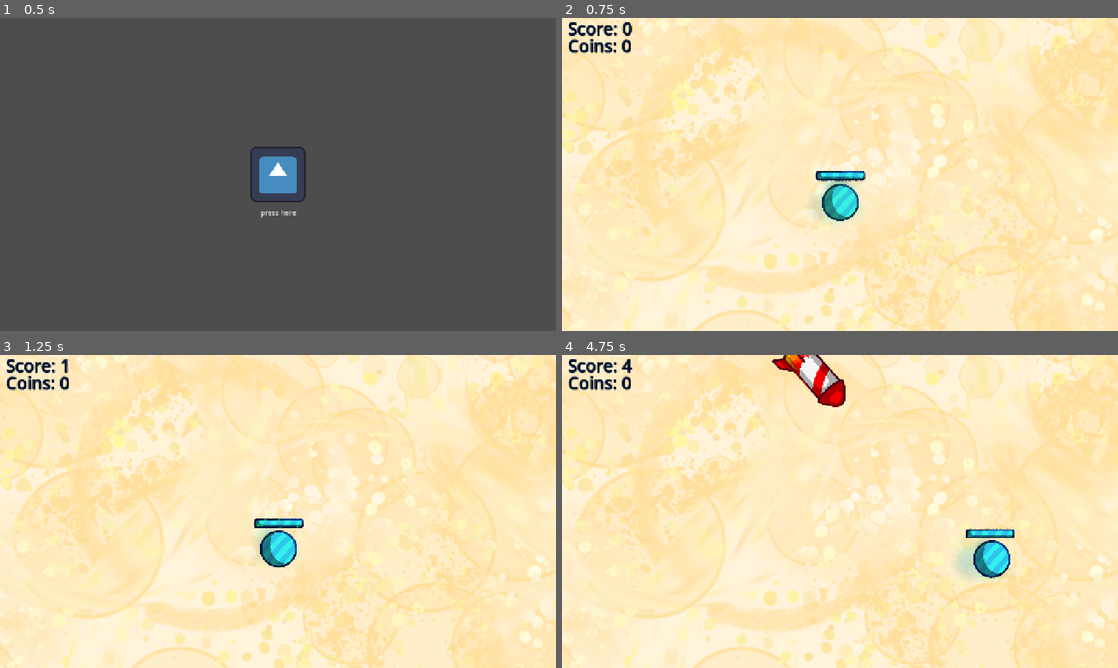
Above: before the commit, frames 1-4 (two rows, left to right).
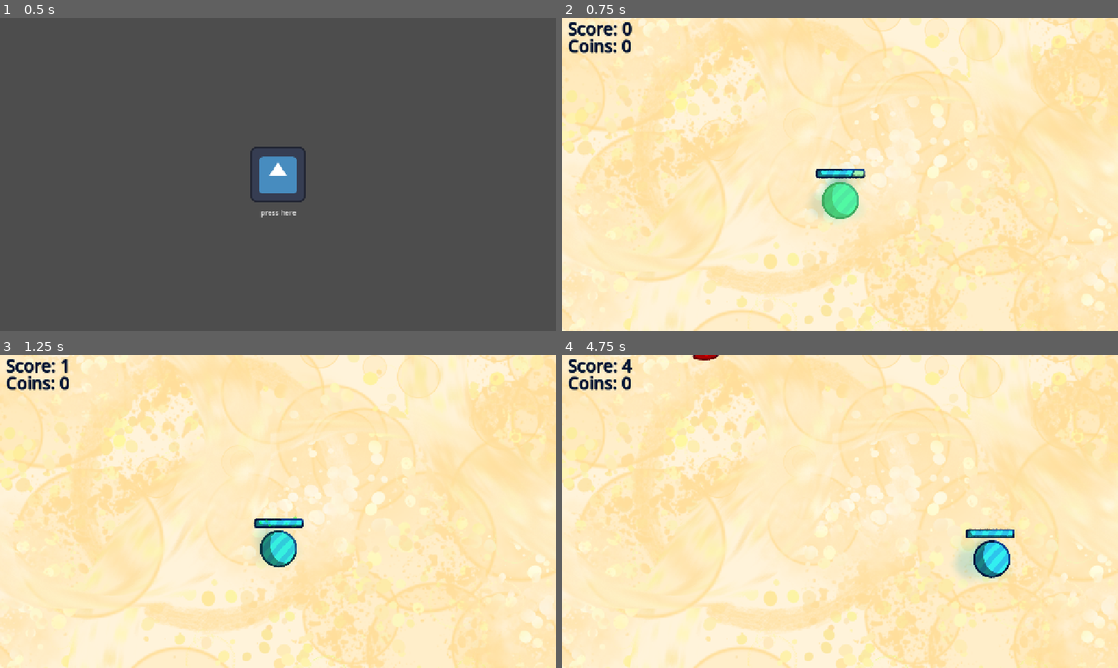
Above: after the commit, the same moments.

Repository: onebobtwobobredbobbluebob/dot-dodge-game
Game: Godot game, scene res://main/main.tscn
Two runs of this game, one before a commit and one after it. Both use one fixed random seed, a clock stepped at 60 frames per second and the inputs below. The engine's default icon, where the game draws it, is replaced by a stand-in: a white triangle on a blue panel in a dark square.
Inputs (mouse positions are in pixels of both pictures, inside the frame that each line leads up to):
- Up to frame 1 (0.5 s): no input
- Up to frame 2 (0.75 s): click "press here" at 0.5 s
- Up to frame 3 (1.25 s): no input
- Up to frame 4 (4.75 s): tap Enter at 1.25 s; move the mouse to (962, 495) at 1.27 s; hold Right 1.28-2.03 s; tap L (toggle_leaderboard) at 1.35, 3.6 s; click (962, 495) at 1.42 s; move the mouse to (728, 527) at 2.02 s; hold Down 2.03-2.78 s; tap Alt at 2.1, 4.35 s; move the mouse to (895, 442) at 2.77 s; hold Right 2.78-3.53 s; tap Shift at 2.85 s; move the mouse to (812, 574) at 3.52 s; hold Up 3.53-4.28 s; click (812, 574) at 3.67 s; move the mouse to (1006, 558) at 4.27 s; hold Left from 4.28 s (still down)

Frame 1 is identical in both runs. In frame 2, 1.0% of the frame differs, in the area x 7-55%, y 1-65%; in frame 3, 0.1%; in frame 4, 1.2%, in the area x 23-51%, y 0-17%.

Commit message:
added title screen placeholder

Diff:
--- a/global/game_state.gd
+++ b/global/game_state.gd
@@ -3,7 +3,7 @@
 const CENTER = Vector2(640, 360)
 var camera: Camera2D
 var player: CharacterBody2D
-var alive: bool
+var alive: int
 var timer: float = 0
 var coins: int
 var total_coins: int
@@ -14,3 +14,4 @@
 func start_game():
 	timer = 0
 	coins = 0
+	alive = 1
--- /dev/null
+++ b/main/camera.tscn
@@ -0,0 +1,6 @@
+[gd_scene format=3 uid="uid://dmepex8voqlcx"]
+
+[ext_resource type="Script" uid="uid://dqlm85akpbrf4" path="res://main/camera_2d.gd" id="1_qkir2"]
+
+[node name="Camera2D" type="Camera2D" unique_id=777673665]
+script = ExtResource("1_qkir2")
--- a/world/camera_2d.gd
+++ b/main/camera_2d.gd
@@ -6,7 +6,7 @@
 	GameState.camera = self
 
 func _physics_process(delta: float) -> void:
-	if GameState.alive:
+	if GameState.alive == 1:
 		position = Vector2(randf_range(-shake, shake), randf_range(-shake, shake))
 		shake *= 0.92
 		zoom += (Vector2(1, 1) - zoom) * 0.1
--- a/main/main.gd
+++ b/main/main.gd
@@ -6,8 +6,8 @@
 var board_ready: bool = false
 var timer2: float = 0
 var reload: bool = false
-
-signal start_the_game
+const WORLD = preload("uid://b3ow5ef8lcb2r")
+var world = WORLD.instantiate()
 
 func _ready() -> void:
 	CheddaBoards.set_api_key("cb_dot-dodge-2_c0f4373ea37958099d97e7823b098e6b")
@@ -15,14 +15,12 @@
 	CheddaBoards.scoreboard_loaded.connect(_on_leaderboard)
 	CheddaBoards.nickname_changed.connect(changed_nick)
 	get_board_ready()
-	GameState.alive = true
+	GameState.alive = 0
 	$Title/MenuButton.pressed.connect(start_game)
-	start_the_game.connect(GameState.start_game)
 
 func _process(delta: float) -> void:
-	if GameState.alive == false:
-		$World.visible = false
-
+	if GameState.alive == 2:
+		world.queue_free()
 		if leaderboard:
 			if board_ready:
 				if $Ded.visible:
@@ -56,10 +54,10 @@
 
 			if Input.is_action_just_pressed("toggle_leaderboard"):
 				leaderboard = true
-	else:
+	elif GameState.alive == 1:
 		$Ded.visible = false
 		if timer > 1.5:
-			GameState.alive = false
+			GameState.alive = 2
 			$Ded/Label2.set_score(int(round(GameState.timer)))
 			CheddaBoards.submit_score_to_board("high-scores", int(round(GameState.timer)))
 			#print(int(round(GameState.timer)))
@@ -75,9 +73,9 @@
 				GameState.camera.shake = 60
 
 func start_game():
-	$World.visible = true
 	$Title.visible = false
-	emit_signal("start_the_game")
+	GameState.start_game()
+	add_child(world)
 
 func _on_leaderboard(id: String, config: Dictionary, entries: Array):
 	print(id + ": " + "entires: " + str(entries.size()))
--- a/main/main.tscn
+++ b/main/main.tscn
@@ -2,10 +2,10 @@
 
 [ext_resource type="Script" uid="uid://sfeyq4kvvhu7" path="res://main/main.gd" id="1_pjrb6"]
 [ext_resource type="Texture2D" uid="uid://cctawv3j0qiu" path="res://assets/bob.png" id="2_c651c"]
-[ext_resource type="PackedScene" uid="uid://b3ow5ef8lcb2r" path="res://world/world.tscn" id="2_xwkvk"]
 [ext_resource type="Script" uid="uid://bfyv1sm0iv5nn" path="res://main/label_2.gd" id="3_c651c"]
 [ext_resource type="Script" uid="uid://c2c1j3rl7gu8a" path="res://main/line_edit.gd" id="4_3wy1v"]
 [ext_resource type="Texture2D" uid="uid://cord560xrro5m" path="res://icon.svg" id="6_4dugh"]
+[ext_resource type="Script" uid="uid://dqlm85akpbrf4" path="res://main/camera_2d.gd" id="7_4dugh"]
 [ext_resource type="Script" uid="uid://bu2idx8lqiher" path="res://main/start_button.gd" id="7_67ri8"]
 
 [node name="Main" type="Node2D" unique_id=1763812037]
@@ -76,9 +76,6 @@
 emoji_menu_enabled = false
 script = ExtResource("4_3wy1v")
 
-[node name="World" parent="." unique_id=556920693 instance=ExtResource("2_xwkvk")]
-visible = false
-
 [node name="Title" type="Node2D" parent="." unique_id=1377823758]
 
 [node name="Sprite2D" type="Sprite2D" parent="Title" unique_id=298224684]
@@ -91,3 +88,7 @@
 offset_bottom = 103.0
 text = "press here"
 script = ExtResource("7_67ri8")
+metadata/_edit_use_anchors_ = true
+
+[node name="Camera2D" type="Camera2D" parent="." unique_id=777673665]
+script = ExtResource("7_4dugh")
--- a/project.godot
+++ b/project.godot
@@ -18,7 +18,7 @@
 [autoload]
 
 GameState="*uid://2yk0dap0xr64"
-CheddaBoards="*res://addons/cheddaboards/CheddaBoards.gd"
+CheddaBoards="*uid://cutg827n3uxvt"
 
 [display]
 
--- a/world/world.gd
+++ b/world/world.gd
@@ -17,38 +17,53 @@
 var goal3: float = 22
 var goal4: float = 55
 var goal5: float = 15
+var started = true
+
+func start_game():
+	started = true
+	#timer = 0
+	#timer2 = 0
+	#timer3 = 0
+	#timer4 = 0
+	#timer5 = 0
+	#goal = 4
+	#goal2 = 30
+	#goal3 = 22
+	#goal4 = 55
+	#goal5 = 15
 
 func _process(delta: float) -> void:
-	if timer > goal:
-		add_item(ROCKET, round(randf_range(1, 1 + (GameState.timer / 40))))
-		goal = randf_range(2 / (1 + (GameState.timer / 20)), 7 / (1 + (GameState.timer / 40)))
-		timer = 0
+	if started:
+		if timer > goal:
+			add_item(ROCKET, round(randf_range(1, 1 + (GameState.timer / 40))))
+			goal = randf_range(2 / (1 + (GameState.timer / 20)), 7 / (1 + (GameState.timer / 40)))
+			timer = 0
 
-	if timer2 > goal2:
-		add_item(HEAL, 1)
-		goal2 = randf_range(14, 26)
-		timer2 = 0
+		if timer2 > goal2:
+			add_item(HEAL, 1)
+			goal2 = randf_range(14, 26)
+			timer2 = 0
 
-	if timer3 > goal3:
-		add_item(SAW, min(round(randf_range(1, 1 + (GameState.timer / 60))), 3))
-		goal3 = randf_range(max(5 / (1 + (GameState.timer / 20)), 1.5), max(10 / (1 + (GameState.timer / 40)), 3))
-		timer3 = 0
+		if timer3 > goal3:
+			add_item(SAW, min(round(randf_range(1, 1 + (GameState.timer / 60))), 3))
+			goal3 = randf_range(max(5 / (1 + (GameState.timer / 20)), 1.5), max(10 / (1 + (GameState.timer / 40)), 3))
+			timer3 = 0
 
-	if timer4 > goal4:
-		add_item(LASER, min(round(randf_range(1, 1 + ((GameState.timer - 60) / 60))), 3))
-		goal4 = randf_range(10, 40)
-		timer4 = 0
+		if timer4 > goal4:
+			add_item(LASER, min(round(randf_range(1, 1 + ((GameState.timer - 60) / 60))), 3))
+			goal4 = randf_range(10, 40)
+			timer4 = 0
 
-	if timer5 > goal5:
-		add_item(COIN, min(round(randf_range(1, max(1 + ((GameState.timer - 40) / 50), 1))), 3))
-		goal5 = randf_range(max(25 / (1 + (GameState.timer / 60)), 6), max(30 / (1 + ((GameState.timer - 60) / 80)), 10))
-		timer5 = 0
+		if timer5 > goal5:
+			add_item(COIN, min(round(randf_range(1, max(1 + ((GameState.timer - 40) / 50), 1))), 3))
+			goal5 = randf_range(max(25 / (1 + (GameState.timer / 60)), 6), max(30 / (1 + ((GameState.timer - 60) / 80)), 10))
+			timer5 = 0
 
-	timer += delta
-	timer2 += delta
-	timer3 += delta
-	timer4 += delta
-	timer5 += delta
+		timer += delta
+		timer2 += delta
+		timer3 += delta
+		timer4 += delta
+		timer5 += delta
 
 func add_item(ITEM: PackedScene, amount: int):
 	for i in range(amount):
--- a/world/world.tscn
+++ b/world/world.tscn
@@ -2,7 +2,6 @@
 
 [ext_resource type="PackedScene" uid="uid://dxh0pfwuagmd8" path="res://player/player.tscn" id="1_6xmxd"]
 [ext_resource type="Script" uid="uid://0r6pccma8j73" path="res://world/world.gd" id="1_h5o24"]
-[ext_resource type="Script" uid="uid://dqlm85akpbrf4" path="res://world/camera_2d.gd" id="1_tcf2h"]
 [ext_resource type="Texture2D" uid="uid://dla2crxxa16ku" path="res://assets/background.png" id="2_h5o24"]
 [ext_resource type="Script" uid="uid://h538l07d675r" path="res://world/node_2d.gd" id="5_fn3g3"]
 [ext_resource type="PackedScene" uid="uid://dqyugskh0mrhc" path="res://ui/health.tscn" id="5_mmdvd"]
@@ -63,6 +62,3 @@
 modulate = Color(0, 0, 0, 0)
 texture = ExtResource("8_ai45w")
 script = ExtResource("8_4papg")
-
-[node name="Camera2D" type="Camera2D" parent="." unique_id=1027449500]
-script = ExtResource("1_tcf2h")
Renamed: world/camera_2d.gd.uid -> main/camera_2d.gd.uid
